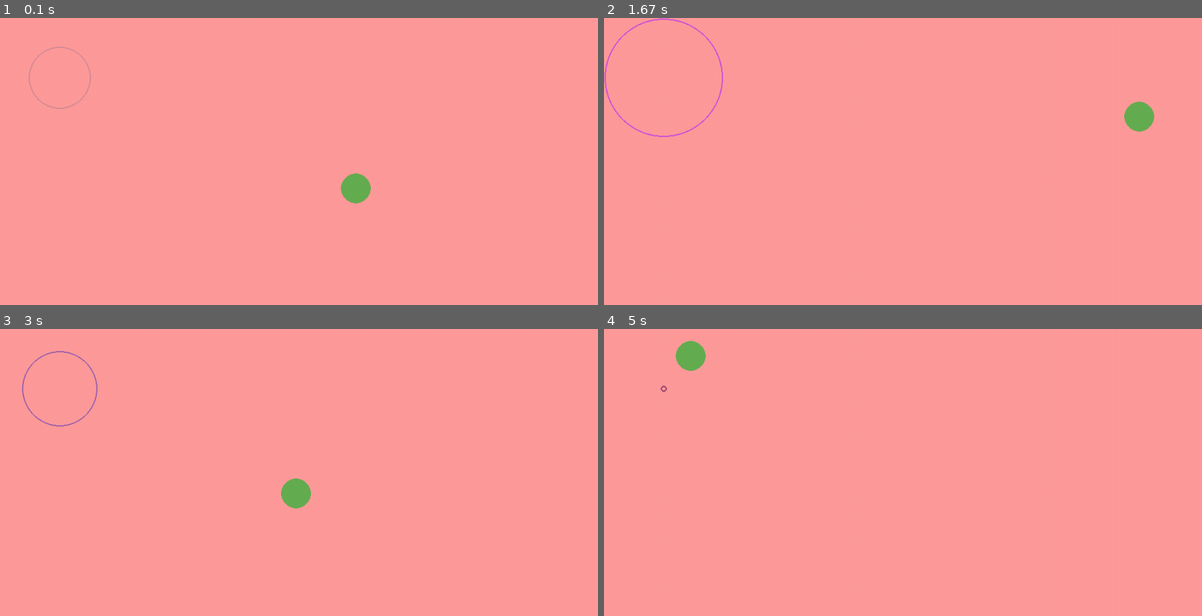
Above: before the commit, frames 1-4 (two rows, left to right).
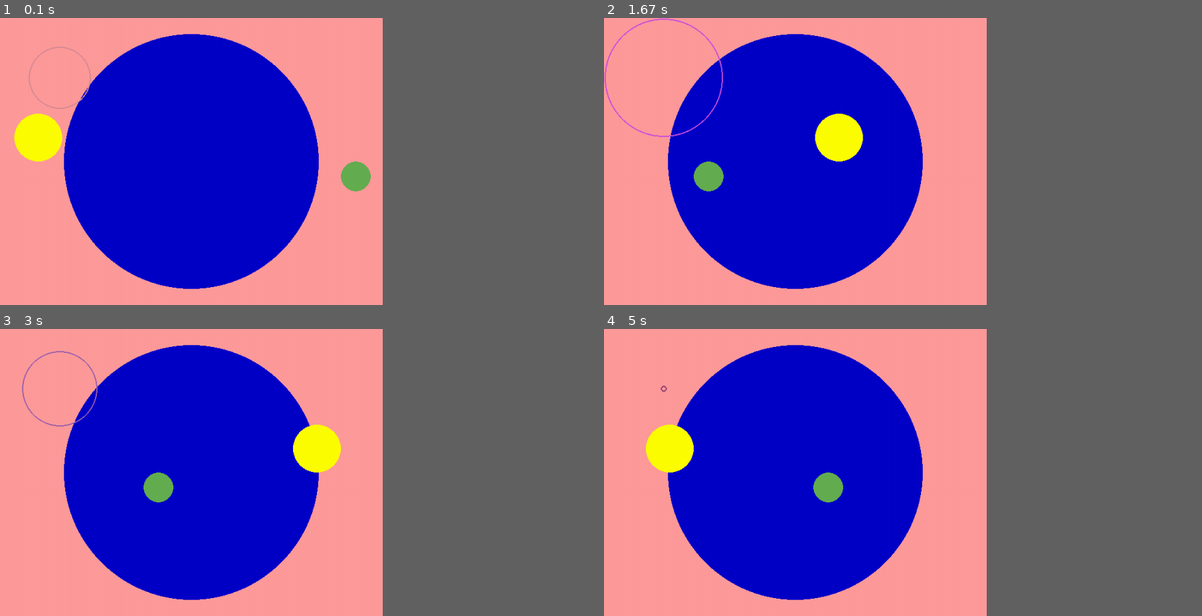
Above: after the commit, the same moments.

Repository: horstjens/ThePythonGameBook
Game: pygame game, started from pygame/005_frame_based_movement.py
Same seed, same stepped clock (60 frames per second), same inputs: the game is played once before the commit and once after it. The source is Python 2; it was converted automatically to run under Python 3.
Inputs:
- Up to frame 1 (0.1 s): no input
- Up to frame 2 (1.67 s): no input
- Up to frame 3 (3 s): no input
- Up to frame 4 (5 s): no input
The window is 900x432 before the commit and 576x432 after it. Grey fills any space a smaller window leaves; there, only what the larger window draws over its background counts as a difference.

The runs differ from the first frame. In frame 1, 31% of the frame differs, in the area x 2-62%, y 5-95%; in frame 2, 30%; in frame 3, 30%; in frame 4, 31%.

Commit message:
005 comments

Diff:
--- a/pygame/005_frame_based_movement.py
+++ b/pygame/005_frame_based_movement.py
@@ -13,11 +13,21 @@
 import pygame
 import random
 pygame.init()
-screen=pygame.display.set_mode((1000,480)) # try out larger values and see what happens !
+screen=pygame.display.set_mode((640,480),) # try out larger values and see what happens !
 screenrect = screen.get_rect()
+# ------ constants ------------
+clock = pygame.time.Clock()
+mainloop = True
+FPS = 30 # desired framerate in frames per second.
+playtime = 0
+radius = 50 # for pulsating circle
+dr = 1  # change of radius in pixel per frame
+# ------- background ---------
 background = pygame.Surface(screen.get_size())
 background.fill((255,155,155))     #fill the background white (red,green,blue)
 background = background.convert()
+screen.blit(background, (0,0))     #draw background on screen (overwriting all)
+# -------- bouncing ball surface ---------
 ballsurface = pygame.Surface((50,50))     #create a new surface (black by default)
 ballsurface.set_colorkey((0,0,0))         #make black the transparent color (red,green,blue)
 #pygame.draw.circle(Surface, color, pos, radius, width=0)
@@ -26,15 +36,16 @@
 ballrect = ballsurface.get_rect() # the rectangle of the ball surface, for collision detection
 ballx, bally = 550, 240           # start position of the ball (x,y)
 dx = 10                 # x speed vector of the ball in pixel per frame
-dy = 10                 # y speed vector of the ball in pixel per frame
-screen.blit(background, (0,0))     #draw background on screen (overwriting all)
-screen.blit(ballsurface, (ballx, bally))  #draw the topleft corner of ball surface at pos (ballx, bally)
-clock = pygame.time.Clock()
-mainloop = True
-FPS = 30 # desired framerate in frames per second.
-playtime = 0
-radius = 50 # for pulsating circle
-dr = 1  # change of radius in pixel per frame
+dy = 0                 # y speed vector of the ball in pixel per frame
+# ----------- bouncing ball (drawing) ------
+x1 = 50
+y1 = 200
+dx1 = 7
+dy1 = 0
+radius1 = 40
+# --------- static big blue ball -----------
+pygame.draw.circle(background, (0,0,200), (screenrect.width/2, screenrect.height/2), screenrect.width/3)
+# --------- mainloop ----------
 while mainloop:
     # do all this each frame
     milliseconds = clock.tick(FPS) # do not go faster than this framerate
@@ -47,32 +58,33 @@
                 mainloop = False # user pressed ESC
     pygame.display.set_caption("FPS: %.2f X: %.2f Y: %.2f dx: %.2f dy:"
                                " %.2f" % (clock.get_fps(), ballx, bally, dx, dy))
+    # ----- clean screen ----------
     screen.blit(background, (0,0))     #draw background on screen (overwriting all)
+    # ------- bouncing ball (drawing) ---------
+    x1 += dx1
+    if x1 + radius1 >= screenrect.width:
+        x1 = screenrect.width - radius1
+        dx1 *= -1
+    elif x1 - radius1 <= 0:
+        x1 =  radius1
+        dx1 *= -1
+    pygame.draw.circle(screen, (255,255,0), (x1,y1), radius1)
+    # -------- bouncing ball surface ----------
+    ballx += dx
+    bally += dy
+    if ballx < 0: # bounce ball if out of screen
+        ballx = 0
+        dx *= -1
+    elif ballx + ballrect.width > screenrect.width:
+        ballx = screenrect.width - ballrect.width
+        dx *= -1
+    screen.blit(ballsurface, (round(ballx,0), round(bally,0)))
     # ----- pulsating circle -----------
     colour = (random.randint(0,255),random.randint(0,255),random.randint(0,255))
     if radius >100 or radius < 5:
         dr *= -1
     radius += dr
     pygame.draw.circle(screen, colour , (100,100), radius, 2) # draw pulsating circle
-    # -------- end of pulsating circle -------
-    #calculate new center of ball
-    ballx += dx
-    bally += dy
-    # bounce ball if out of screen
-    if ballx < 0:
-        ballx = 0
-        dx *= -1
-    #elif ballx + ball.get_width() > screen.get_width():
-    elif ballx + ballrect.width > screenrect.width:
-        ballx = screenrect.width - ballrect.width
-        dx *= -1
-    if bally < 0:
-        bally = 0
-        dy *= -1
-    elif bally + ballrect.height > screenrect.height:
-        bally = screenrect.height - ballrect.height
-        dy *= -1
-    # paint the ball
-    screen.blit(ballsurface, (round(ballx,0), round(bally,0)))
+    # --------- flip screen ------------------
     pygame.display.flip()          # flip the screen FPS times a second
 print "This 'game' was played for %.2f seconds." % playtime
